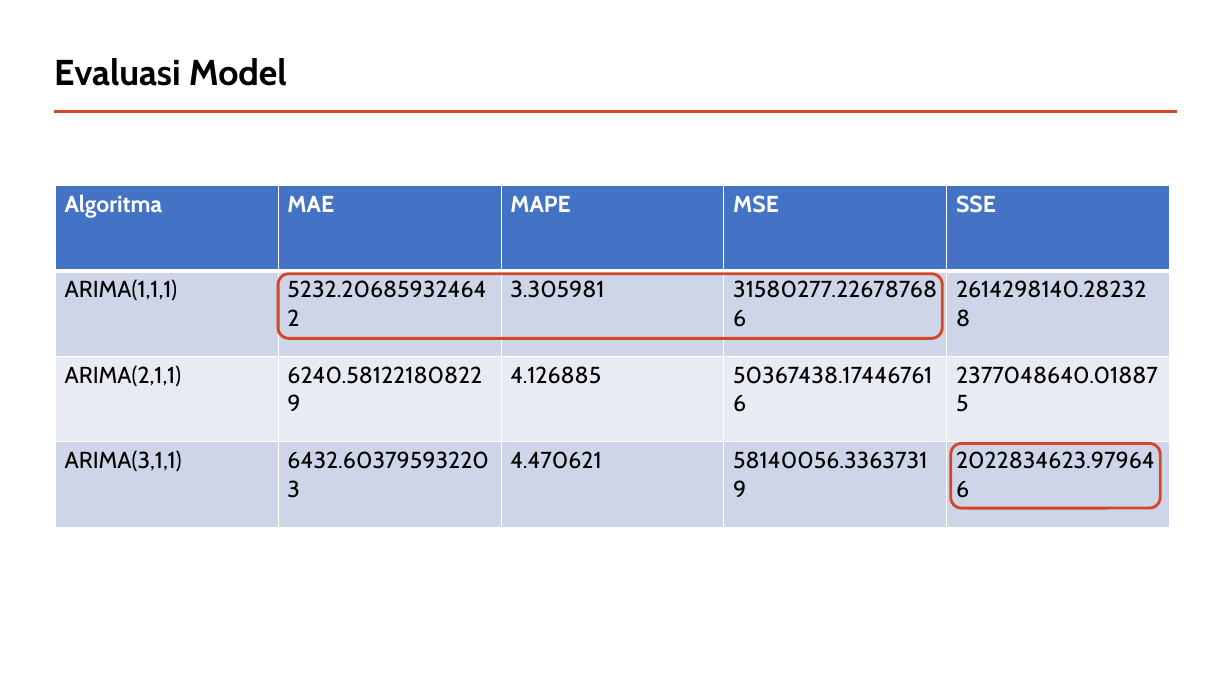
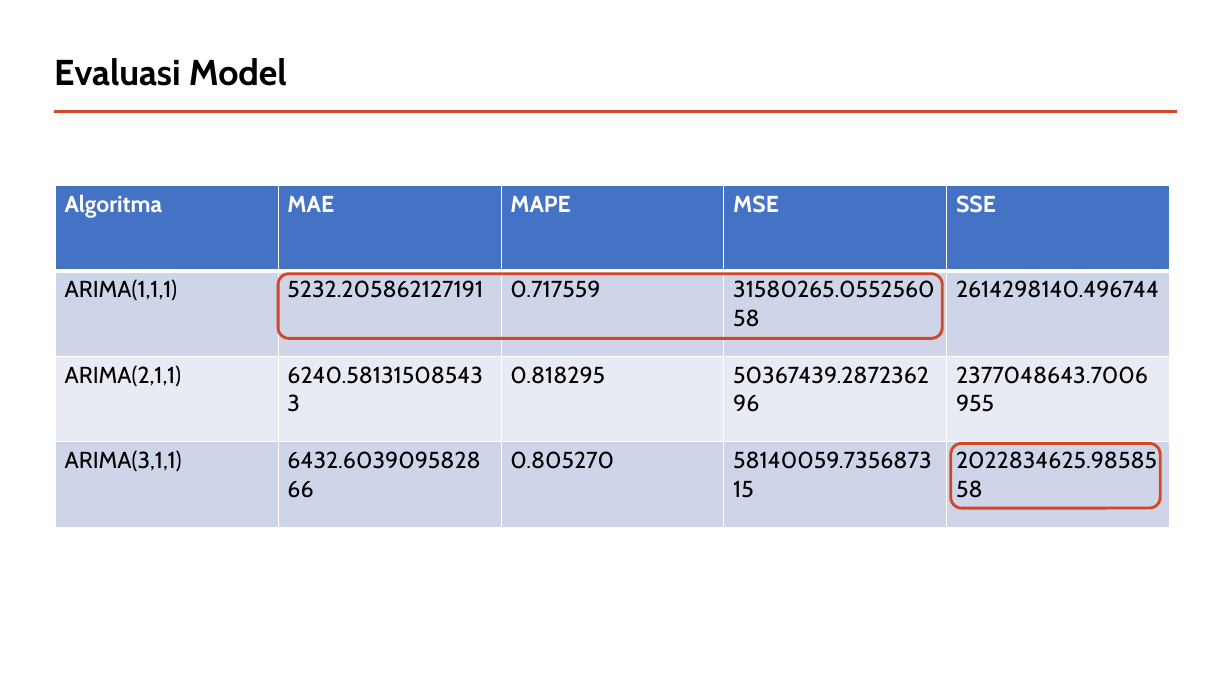
Before and after one commit to andrewmanuelt/arima, a slide deck: slide 14 of Presentasi.pptx. Drawn at 1232x693 pixels with LibreOffice and Linux fonts; fonts in the diff are those of the drawing. Boxes give left, top, right and bottom in pixels: in the first picture for what was removed or moved away, otherwise in the second. Text is boxed around its words. In the diff, an @@ line names an element or a change of style, - is before the commit and + after.

```diff
--- a/Presentasi.pptx
+++ b/Presentasi.pptx
@@ table at (x1=55, y1=186, x2=1169, y2=528) @@
-row 2: ARIMA(1,1,1) | 5232.206859324642 | 3.305981 | 31580277.226787686 | 2614298140.282328
+row 2: ARIMA(1,1,1) | 5232.205862127191 | 0.717559 | 31580265.055256058 | 2614298140.496744
-row 3: ARIMA(2,1,1) | 6240.581221808229 | 4.126885 | 50367438.174467616 | 2377048640.018875
+row 3: ARIMA(2,1,1) | 6240.581315085433 | 0.818295 | 50367439.287236296 | 2377048643.7006955
-row 4: ARIMA(3,1,1) | 6432.603795932203 | 4.470621 | 58140056.33637319 | 2022834623.979646
+row 4: ARIMA(3,1,1) | 6432.603909582866 | 0.805270 | 58140059.735687315 | 2022834625.9858558
```
Also in this commit, not shown: 3 other slides changed.
